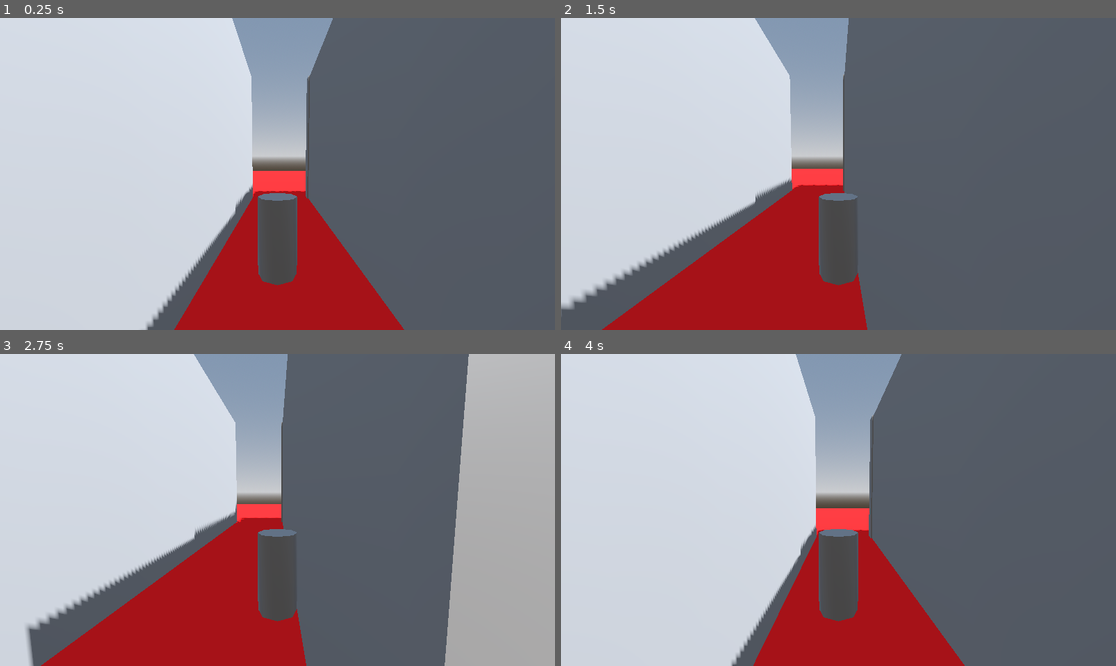
Above: before the commit, frames 1-4 (two rows, left to right).
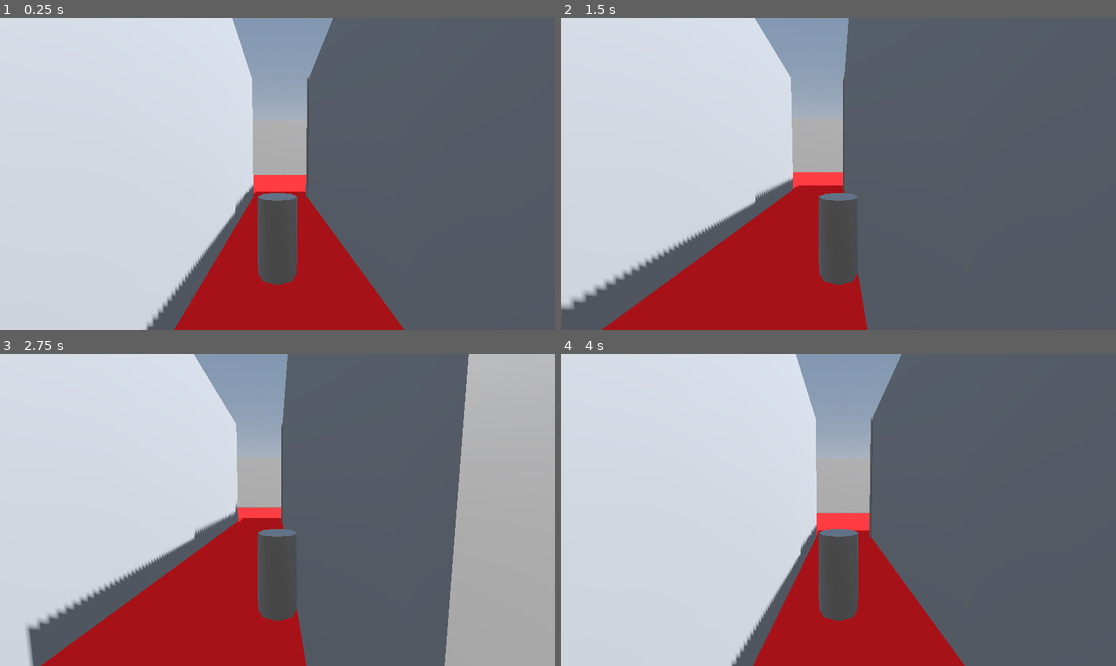
Above: after the commit, the same moments.

Repository: AnxietyTheOrk/GraveRobbery
Game: Godot game, scene res://Scenes/level_1.tscn
Same seed, same stepped clock (60 frames per second), same inputs: the game is played once before the commit and once after it.
Inputs:
- Up to frame 1 (0.25 s): no input
- Up to frame 2 (1.5 s): tap Enter (ui_accept) at 0.5, 0.77 s; hold D (move_right) 0.53-1.28 s; tap C (rotate_above) at 0.6 s; hold S (move_back) from 1.28 s (still down); tap Z (rotate_below) at 1.35 s
- Up to frame 3 (2.75 s): tap Enter (ui_accept) at 1.52 s; release S (move_back) at 2.03 s; hold D (move_right) from 2.03 s (still down); tap C (rotate_above) at 2.1 s
- Up to frame 4 (4 s): tap Enter (ui_accept) at 2.75, 3.02, 3.77 s; release D (move_right) at 2.78 s; hold W (move_forward) 2.78-3.53 s; tap Z (rotate_below) at 2.85 s; hold A (move_left) from 3.53 s (still down); tap C (rotate_above) at 3.6 s

The runs differ from the first frame. In frame 1, 1.1% of the frame differs, in the area x 45-56%, y 18-58%; in frame 2, 1.0%; in frame 3, 0.8%; in frame 4, 1.2%, in the area x 45-57%, y 19-60%.

Commit message:
Last Sync: 2025-09-23 12:09 (Mobile)

Diff:
--- a/grave-robbery/Scenes/level_1.tscn
+++ b/grave-robbery/Scenes/level_1.tscn
@@ -46,16 +46,24 @@
 
 [node name="CSGBox3D4" type="CSGBox3D" parent="CSGCombiner3D"]
 transform = Transform3D(1, 0, 0, 0, 1, 0, 0, 0, 1, 5, 5, -19.756)
-size = Vector3(1, 10, 10)
+size = Vector3(0.5, 10, 10)
 
 [node name="CSGBox3D5" type="CSGBox3D" parent="CSGCombiner3D"]
 transform = Transform3D(1, 0, 0, 0, 1, 0, 0, 0, 1, 5, 5, -5)
-size = Vector3(0.5, 10, 10)
+size = Vector3(0.5, 10, 10.5)
 
 [node name="CSGBox3D6" type="CSGBox3D" parent="CSGCombiner3D"]
 transform = Transform3D(1, 0, 0, 0, 1, 0, 0, 0, 1, -5, 5, -25)
 size = Vector3(20, 10, 0.5)
 
 [node name="CSGBox3D7" type="CSGBox3D" parent="CSGCombiner3D"]
-transform = Transform3D(1, 0, 0, 0, 1, 0, 0, 0, 1, -5, 5, 0.043312073)
+transform = Transform3D(1, 0, 0, 0, 1, 0, 0, 0, 1, -2.5, 5, 0.043)
+size = Vector3(15, 10, 0.5)
+
+[node name="CSGBox3D8" type="CSGBox3D" parent="CSGCombiner3D"]
+transform = Transform3D(1, 0, 0, 0, 1, 0, 0, 0, 1, -15, 5, -10)
+size = Vector3(0.5, 10, 30)
+
+[node name="CSGBox3D9" type="CSGBox3D" parent="CSGCombiner3D"]
+transform = Transform3D(1, 0, 0, 0, 1, 0, 0, 0, 1, -5, 5, 5)
 size = Vector3(20, 10, 0.5)
